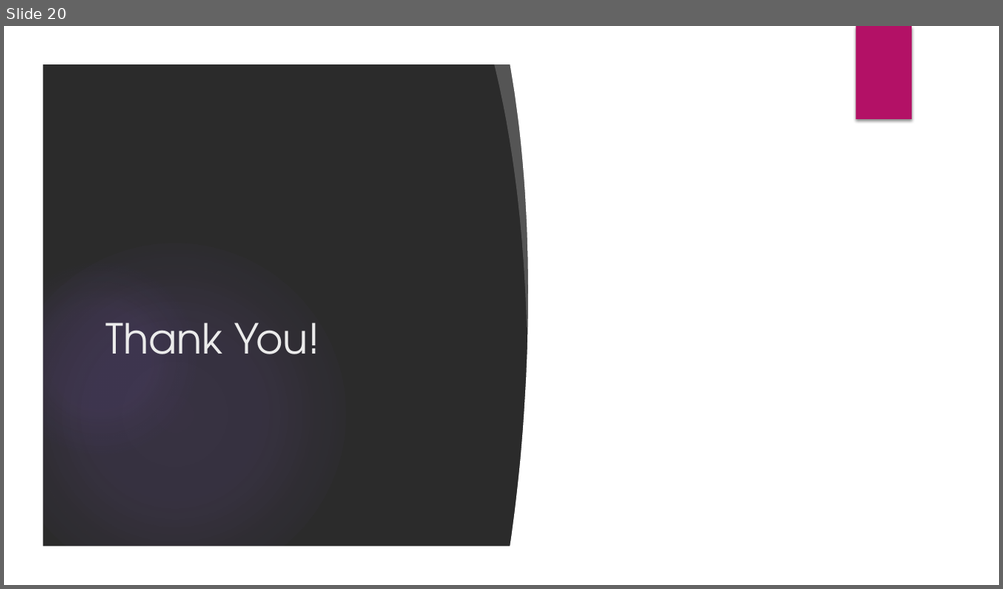
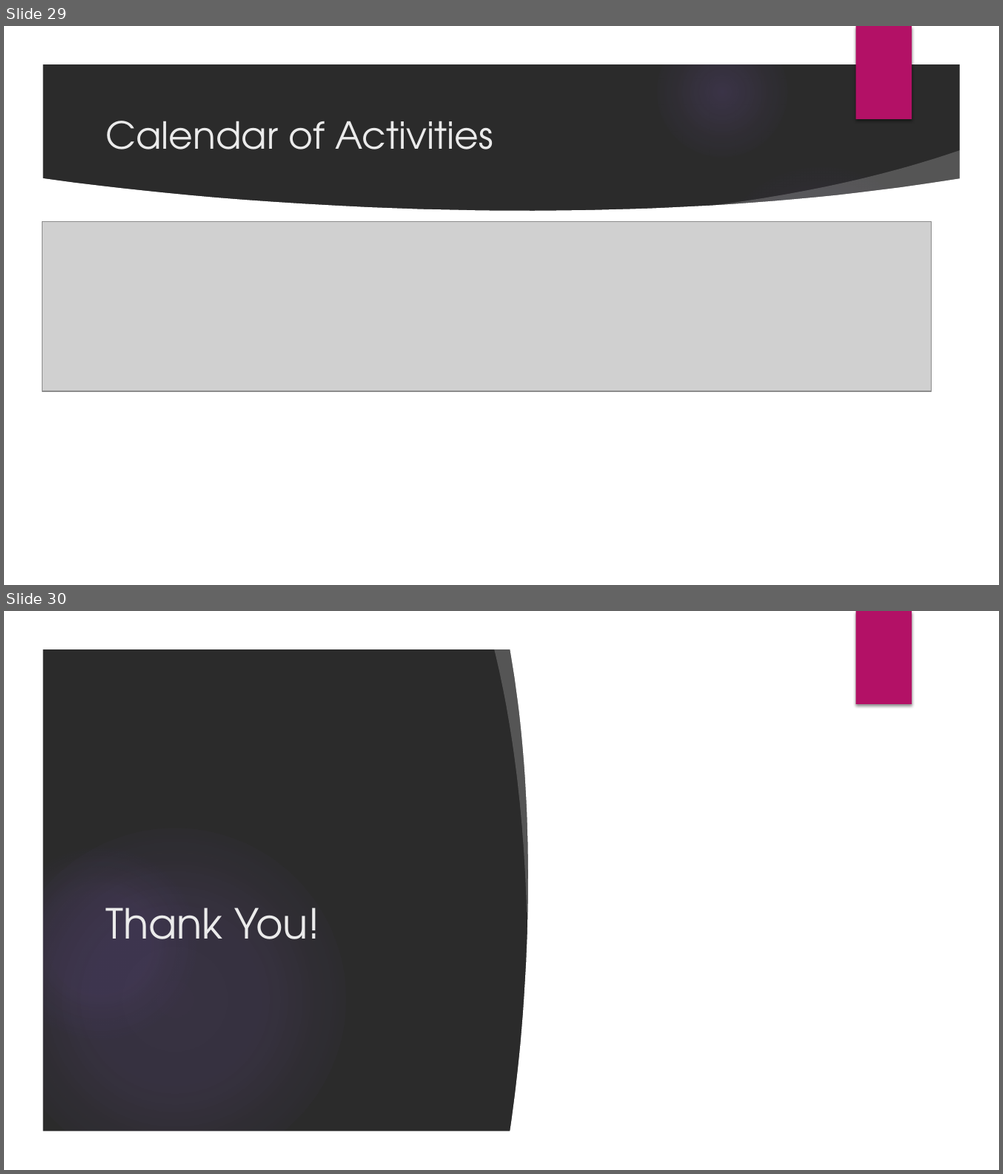
Before and after one commit to JNM-2T17/STMETRE, a slide deck: STMETRE_FernandezPobleteSanPedroTan_Presentation_v4.pptx. Shown one above the other, each under a label of ours: slide 20 before the commit, slides 29 and 30 after it. The pictures are 1003x589 and 1003x1174 pixels, drawn with LibreOffice and Linux fonts; fonts in the diff are those of the drawing; grey boxes stand for pictures; background and template pictures are left out; a plain dark background stands for a picture behind light text. Boxes give left, top, right and bottom in pixels: in the first picture for what was removed or moved away, otherwise in the second. Text is boxed around its words. In the diff, an @@ line names an element or a change of style, - is before the commit and + after.

```diff
--- a/STMETRE_FernandezPobleteSanPedroTan_Presentation_v4.pptx
+++ b/STMETRE_FernandezPobleteSanPedroTan_Presentation_v4.pptx
@@ slide 29 added at [4,26,999,585], background picture (left out); not listed: 6 template elements that a slide beside it also shows @@
@@ title added at [105,121,493,150], 36 pt, text #EBEBEB @@
+Calendar of Activities
@@ freeform shape added at [696,150,967,232], fill #FFFFFF at 20% opacity @@
@@ freeform shape added at [41,178,962,548], fill #FFFFFF @@
@@ ellipse added at [706,163,936,392], fill gradient #9B6BF2 @@
@@ picture added at [42,221,931,392] @@
@@ what was slide 20 is now slide 30 @@
```
Also in this commit, not shown: 4 slides changed, 9 other slides added, 9 other files.
